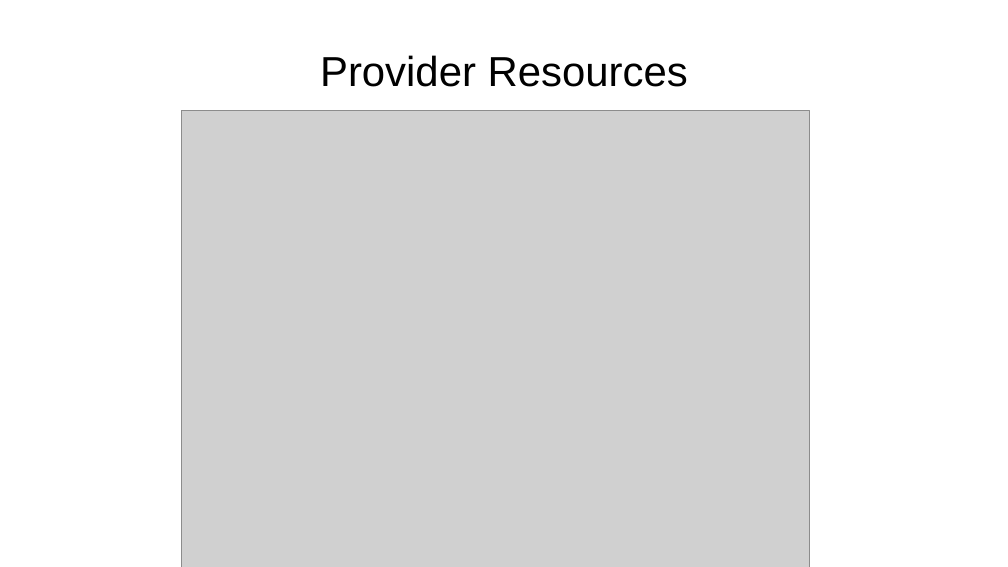
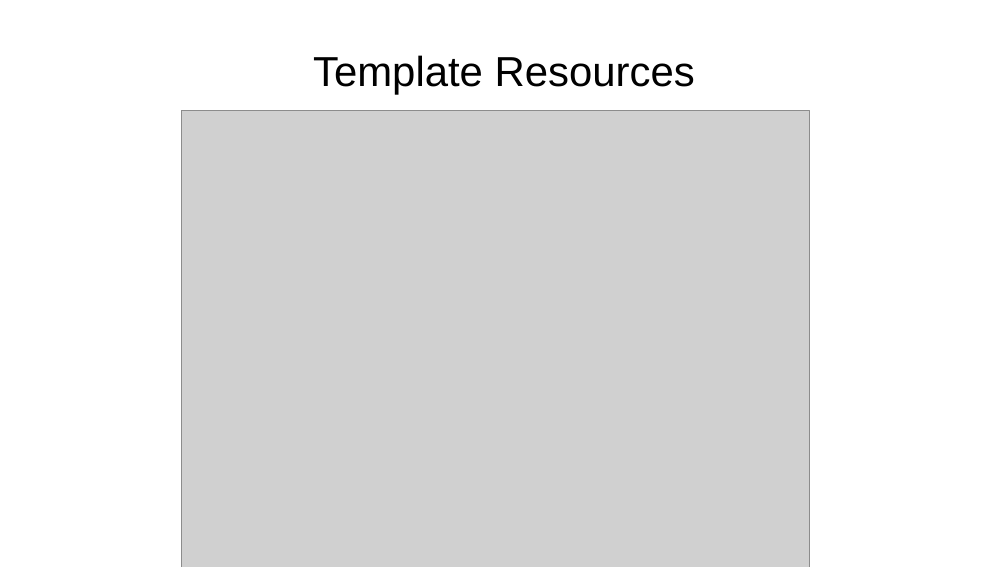
Before and after one commit to zaneb/presentations, a slide deck: slide 4 of Heat_Beyond_Basics.odp. Drawn at 1008x567 pixels with LibreOffice and Linux fonts; fonts in the diff are those of the drawing; grey boxes stand for pictures; background and template pictures are left out. Boxes give left, top, right and bottom in pixels: in the first picture for what was removed or moved away, otherwise in the second. Text is boxed around its words. In the diff, an @@ line names an element or a change of style, - is before the commit and + after.

```diff
--- a/Heat_Beyond_Basics.odp
+++ b/Heat_Beyond_Basics.odp
@@ title at <box>313,55,695,95</box>: text changed @@
-Provider Resources
+Template Resources
```
Also in this commit, not shown: 4 other slides changed.
